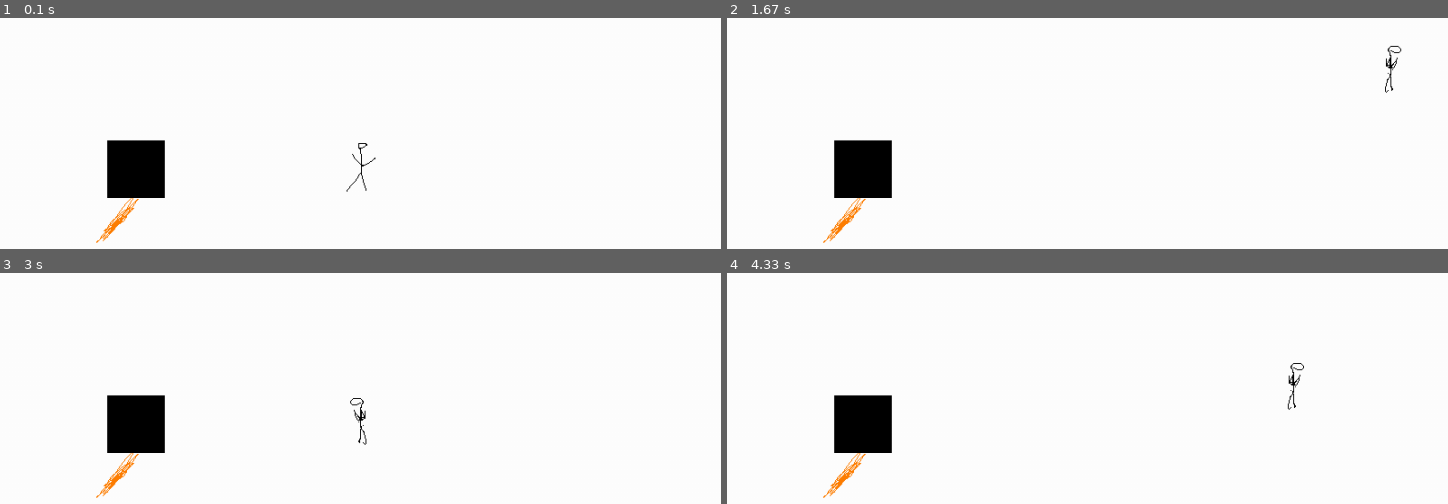
Above: before the commit, frames 1-4 (two rows, left to right).
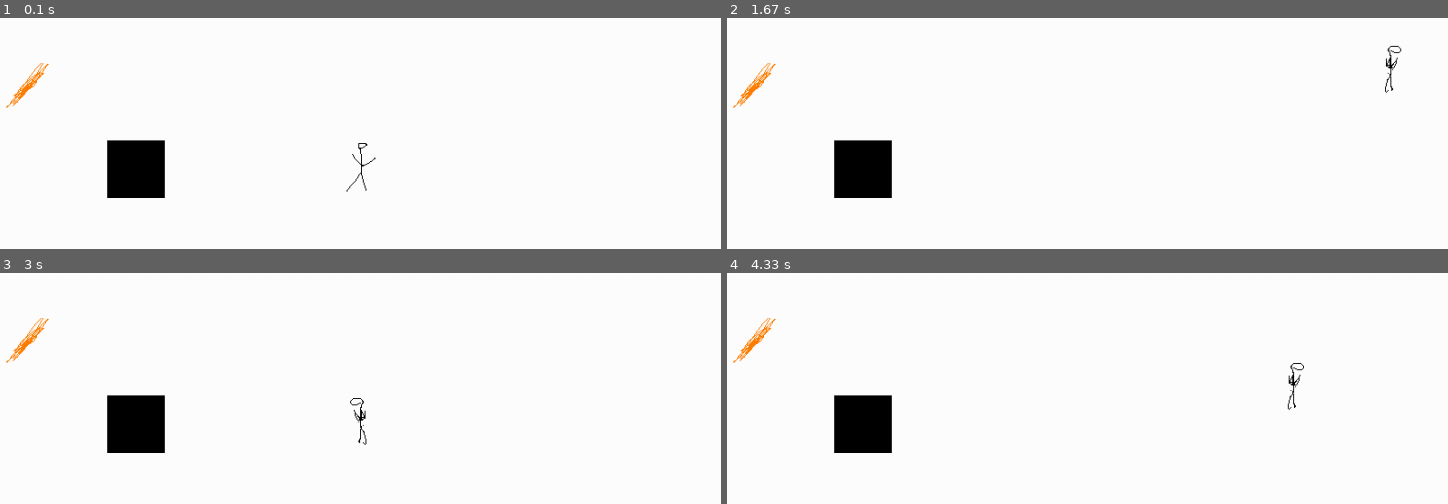
Above: after the commit, the same moments.

Repository: Trickli-bit/EF_Woche_Pygames
Game: pygame game, started from main.py
Same seed, same stepped clock (60 frames per second), same inputs: the game is played once before the commit and once after it.
Inputs:
- Up to frame 1 (0.1 s): no input
- Up to frame 2 (1.67 s): hold Right 0.33-0.8 s; hold Up 0.83-1.13 s; hold Right 1.17-1.63 s
- Up to frame 3 (3 s): hold Left 1.67-2.2 s; hold Down 2.23-2.53 s; hold Left 2.57-2.97 s
- Up to frame 4 (4.33 s): hold Up 3-3.37 s; hold Right 3.4-4.03 s; hold Down from 4.07 s (still down)

The runs differ from the first frame. In frame 1, 0.5% of the frame differs, in the area x 0-20%, y 19-98%; in frame 2, 0.5%; in frame 3, 0.5%; in frame 4, 0.5%.

Commit message:
collectables und Anpassungen beim Player

Diff:
--- a/Engine/Entity_Classes/collectable.py
+++ b/Engine/Entity_Classes/collectable.py
@@ -7,19 +7,31 @@
     def __init__(self, pos_x, pos_y, rect, rect_attach, scale = (64,64), source = None, solid = False, is_spritesheet = False, base_sprite = 0, ani_frames_count = 0, ani_animations = {}):
         super().__init__(pos_x, pos_y, rect, rect_attach, scale, source, solid, is_spritesheet, base_sprite, ani_frames_count, ani_animations)
 
-        # zusätzliche Collectable-spezifische Werte
-        self.name = "Collectable"
+        self.name = "Collectable"  # Basisname
         self.value = 0
+        self.collected = False  # Ob das Objekt schon gesammelt wurde
 
 
-    def collide_with_collectable(self, entity):
-        if entity.name == "solid":
+    def collide_with_player(self, player_obj):
+        """
+        Prüft, ob der Spieler das Collectable berührt.
+        Nur wenn die Rechtecke überlappen und das Objekt noch nicht gesammelt wurde.
+        """
+        if self.collected:
             pass
-        else:
-            self.player.collect_item(entity.name)
-            entity.kill()
+            return  # Schon gesammelt, nichts tun
 
+        if not isinstance(player_obj, player.Player):
+             pass
+            #return  # Nur Player kann sammeln
 
+        # Kollisionsprüfung mit Rechtecken
+        if self.rect.colliderect(player_obj.rect):
+            print("COLLITION")
+            self.collected = True
+            player_obj.item_dict[self.name] = player_obj.item_dict.get(self.name, 0) + self.value
+            print(f"[DEBUG] {player_obj} hat {self.name} eingesammelt! Inventar: {player_obj.item_dict}")
+            self.kill()  # Entfernt das Collectable aus allen Sprite-Gruppen
 
 class Stick(Collectable):
      def __init__(self, pos_x, pos_y, rect = pygame.Rect(0, 0, 64, 64), rect_attach = "topleft", scale = (64,64), source = r"pixil-frame-0.png", solid = False, is_spritesheet = False, base_sprite=0, ani_frames_count=0, ani_animations= {}):
--- a/Player/player.py
+++ b/Player/player.py
@@ -1,16 +1,15 @@
 import pygame
 from Engine.entities import EntityMovable
+
 class Player(EntityMovable):
     def __init__(self, pos_x, pos_y, rect, rect_attach, scale, source, solid, is_spritesheet, base_sprite=0, ani_frames_count=0, ani_animations=...):
         super().__init__(pos_x, pos_y, rect, rect_attach, scale, source, solid, is_spritesheet, base_sprite, ani_frames_count, ani_animations)
 
+        # Inventar als Attribut speichern
+        self.name = "Player"  # optional, gut für Debug
         self.item_dict = {"Stick": 0, "Rock": 0}
 
     def calculating_movement(self, keys):
-
-        """ Berechnet die Bewegung basierend auf den gedrückten Tasten.
-        param:\t keys (pygame.key.get_pressed()) """
-
         self.dx = self.dy = 0
         if keys[pygame.K_w] or keys[pygame.K_UP]:
             self.dy -= self.speed
@@ -21,24 +20,14 @@
         if keys[pygame.K_d] or keys[pygame.K_RIGHT]:
             self.dx += self.speed
 
-        # Diagonalbewegung anpassen (optional, für gleichmäßige Geschwindigkeit)
+        # Diagonalbewegung normalisieren
         if self.dx != 0 and self.dy != 0:
             self.dx = int(self.dx / 1.4142)
             self.dy = int(self.dy / 1.4142)
 
         self.rect.x += self.dx
 
-    def collect_item(self, item):
-        """ Fügt einen Gegenstand dem Inventar hinzu.
-        param:\t item (Collectable) - der zu sammelnde Gegenstand """
-        self.item_dict[item] += 1
-
     def update(self, keys):
-
-        """ Aktualisiert die Position und Animation des Spielers.
-        param:\t keys (pygame.key.get_pressed()) """
         super().update()
         self.calculating_movement(keys)
-
-
         self.rect.y += self.dy
--- a/main.py
+++ b/main.py
@@ -21,20 +21,19 @@
 Bob = player.Player(500, 250, pygame.Rect(0, 0, 64, 64), "midbottom", (64,64), r"pixilart-sprite.png",True, True, 0, 10, {"walking_w": [0, 1, 20, True], "walking_s": [2, 3, 20, True], "walking": [4, 5, 20, True]})
 Wall = entities.Entity(250, 250, pygame.Rect(0, 0, 64, 64), "midbottom", (64,64), r"Wall.png", True, False)
 #Stick = entities.Entity(300, 250, pygame.Rect(0, 0, 64, 64), "midbottom", (64,64), r"Stick.png", False, False)
-Stick2 = collectable.Stick(200, 250)
+Stick2 = collectable.Stick(100, 100)
 entities_group.add(Wall)
 entities_group.add(Stick2)
 moving_entities_group.add(Bob)
 
 
 
-
-# Run until the user asks to quitw
-
 a = True
 
 running = True
 while running:
+
+    Stick2.collide_with_player(Bob)
 
 
 
@@ -53,9 +52,6 @@
     moving_entities_group.update(keys)
     moving_entities_group.draw(screen)
 
-    for collect in [e for e in entities_group if isinstance(e, collectable.Collectable)]:
-        if Bob.rect.colliderect(collect.rect):
-            collect.collide_with_collectable(Bob)
 
     pygame.display.update()
     clock.tick(60)
